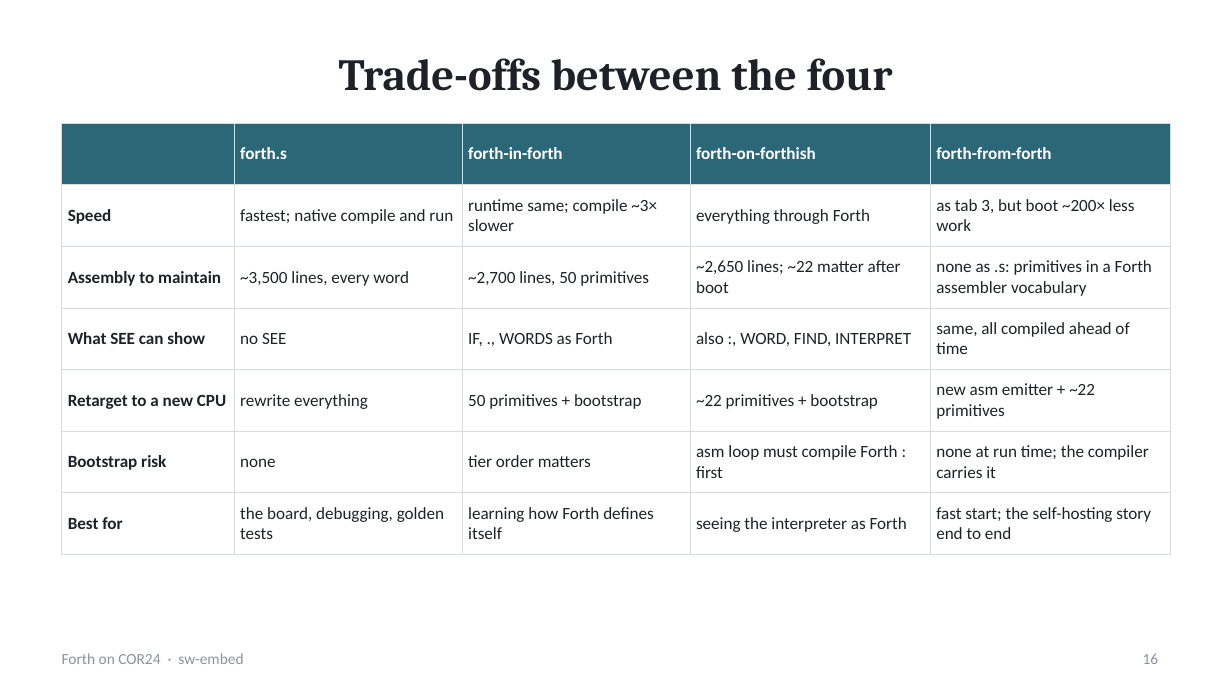
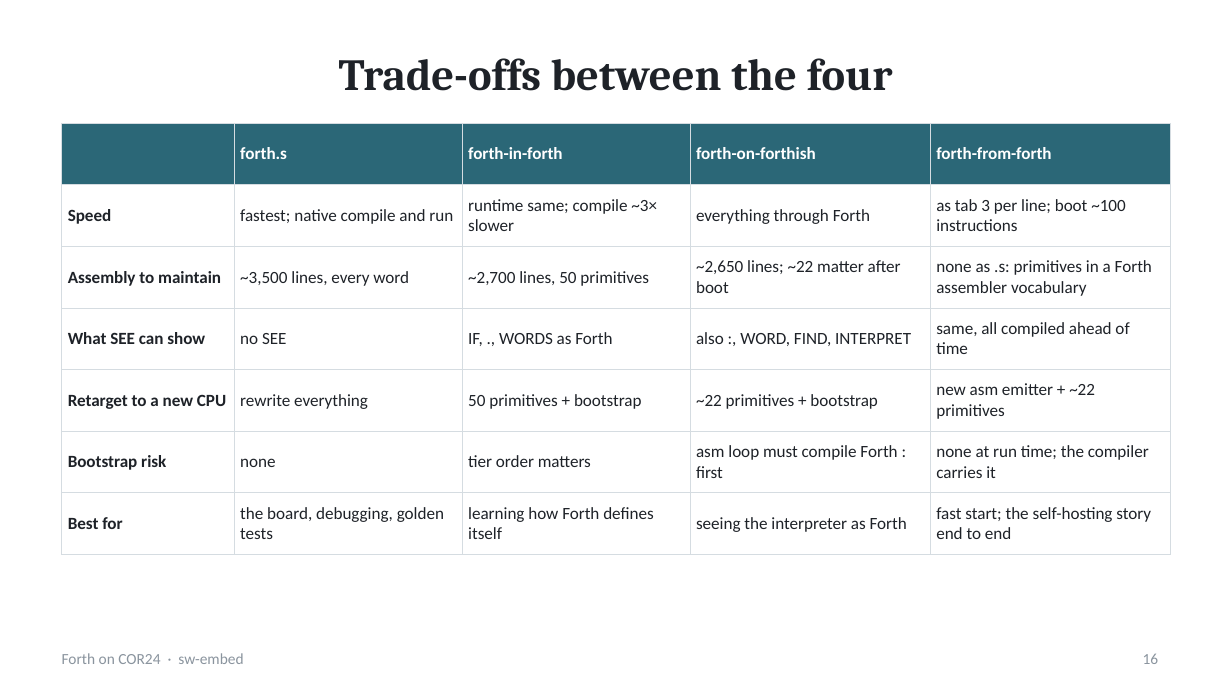
Before and after one commit to sw-embed/sw-cor24-forth, a slide deck: slide 16 of docs/presentation/forth-on-cor24.pptx. Drawn at 1232x693 pixels with LibreOffice and Linux fonts; fonts in the diff are those of the drawing. Boxes give left, top, right and bottom in pixels: in the first picture for what was removed or moved away, otherwise in the second. Text is boxed around its words. In the diff, an @@ line names an element or a change of style, - is before the commit and + after.

```diff
--- a/docs/presentation/forth-on-cor24.pptx
+++ b/docs/presentation/forth-on-cor24.pptx
@@ table at [62, 123, 1170, 543] @@
-row 2, column 5: as tab 3, but boot ~200× less work
+row 2, column 5: as tab 3 per line; boot ~100 instructions
```
Also in this commit, not shown: 3 other slides changed, 7 other files.
